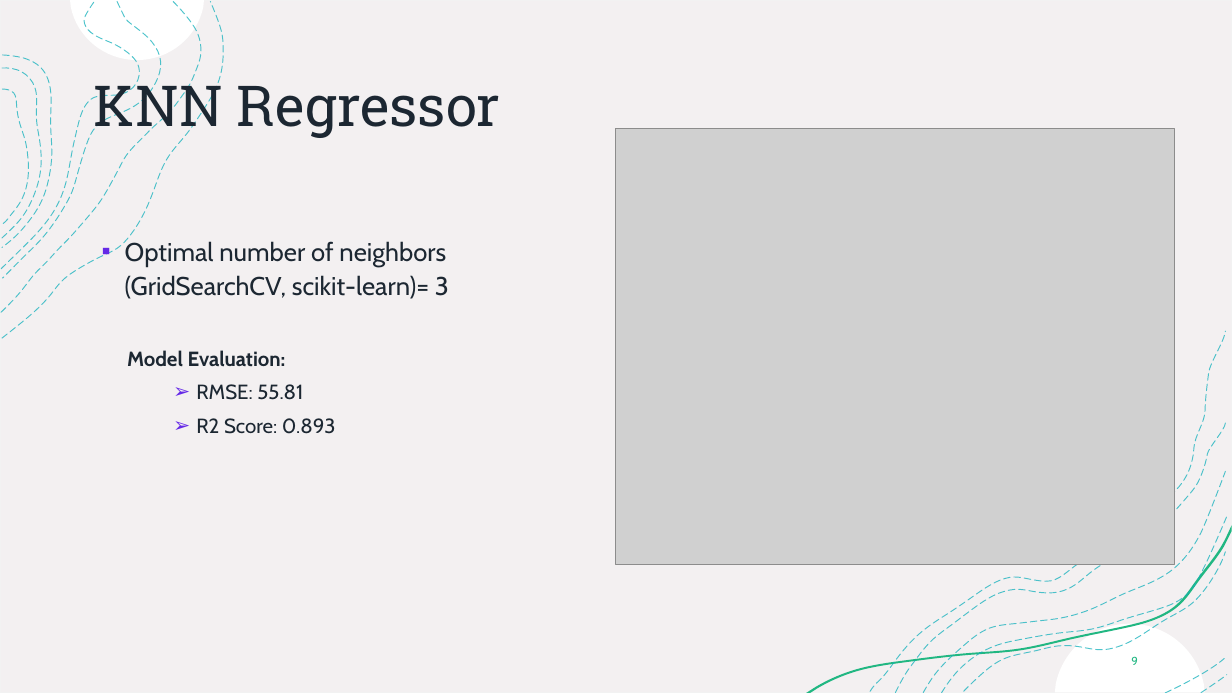
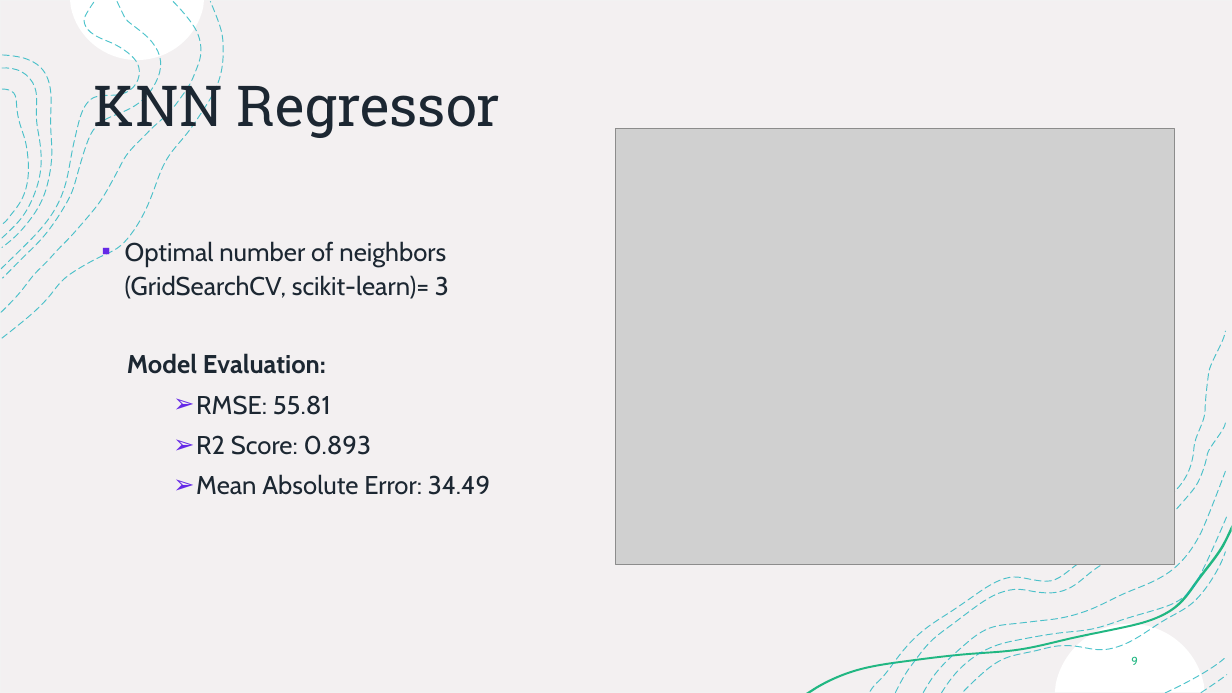
Before and after one commit to joss-thu/MLProj-GermanAirFares, a slide deck: slide 9 of ML-Project.pptx. Drawn at 1232x693 pixels with LibreOffice and Linux fonts; fonts in the diff are those of the drawing; grey boxes stand for pictures. Boxes give left, top, right and bottom in pixels: in the first picture for what was removed or moved away, otherwise in the second. Text is boxed around its words. In the diff, an @@ line names an element or a change of style, - is before the commit and + after.

```diff
--- a/ML-Project.pptx
+++ b/ML-Project.pptx
@@ text at box(127, 353, 371, 455): size 16 to 20 pt in "Model Evaluation:", "RMSE: 55.81", "R2 Score: 0.893" @@
@@ text at box(196, 474, 490, 495): paragraph added @@
+  ➢ Mean Absolute Error: 34.49
```
Also in this commit, not shown: 6 other slides changed.
